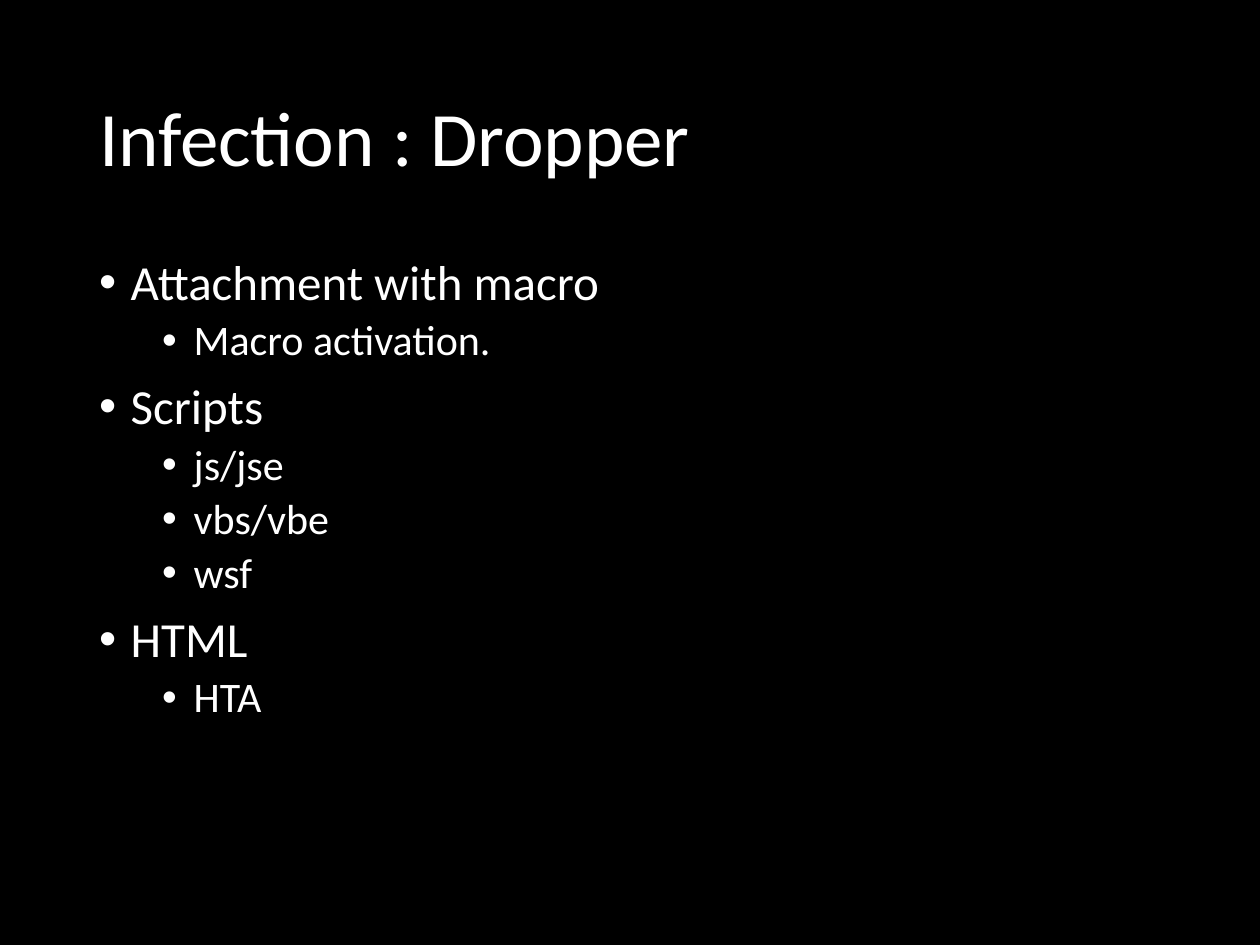
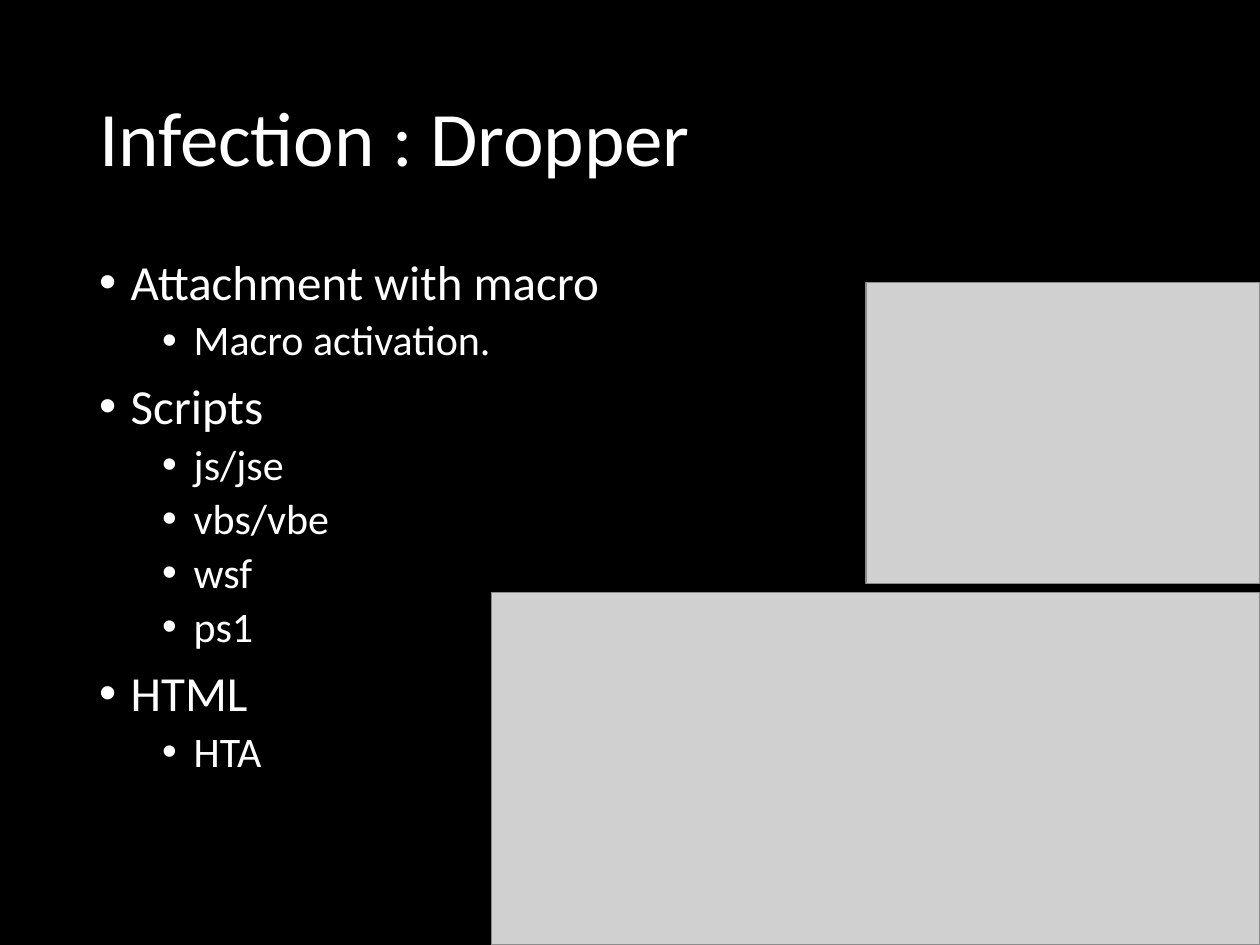
Before and after one commit to sunilkr/null-meet-slides, a slide deck: slide 16 of null-meet-pune-dec-2016-Ransomware-3E.pptx. Drawn at 1260x945 pixels with LibreOffice and Linux fonts; fonts in the diff are those of the drawing; grey boxes stand for pictures; background and template pictures are left out. Boxes give left, top, right and bottom in pixels: in the first picture for what was removed or moved away, otherwise in the second. Text is boxed around its words. In the diff, an @@ line names an element or a change of style, - is before the commit and + after.

```diff
--- a/null-meet-pune-dec-2016-Ransomware-3E.pptx
+++ b/null-meet-pune-dec-2016-Ransomware-3E.pptx
@@ picture added at [866, 282, 1260, 583] @@
@@ picture added at [491, 593, 1260, 945] @@
@@ text at [194, 615, 254, 649]: paragraph added @@
+  • ps1
```
Also in this commit, not shown: 4 other slides changed, 4 slides added, 3 slides removed.
